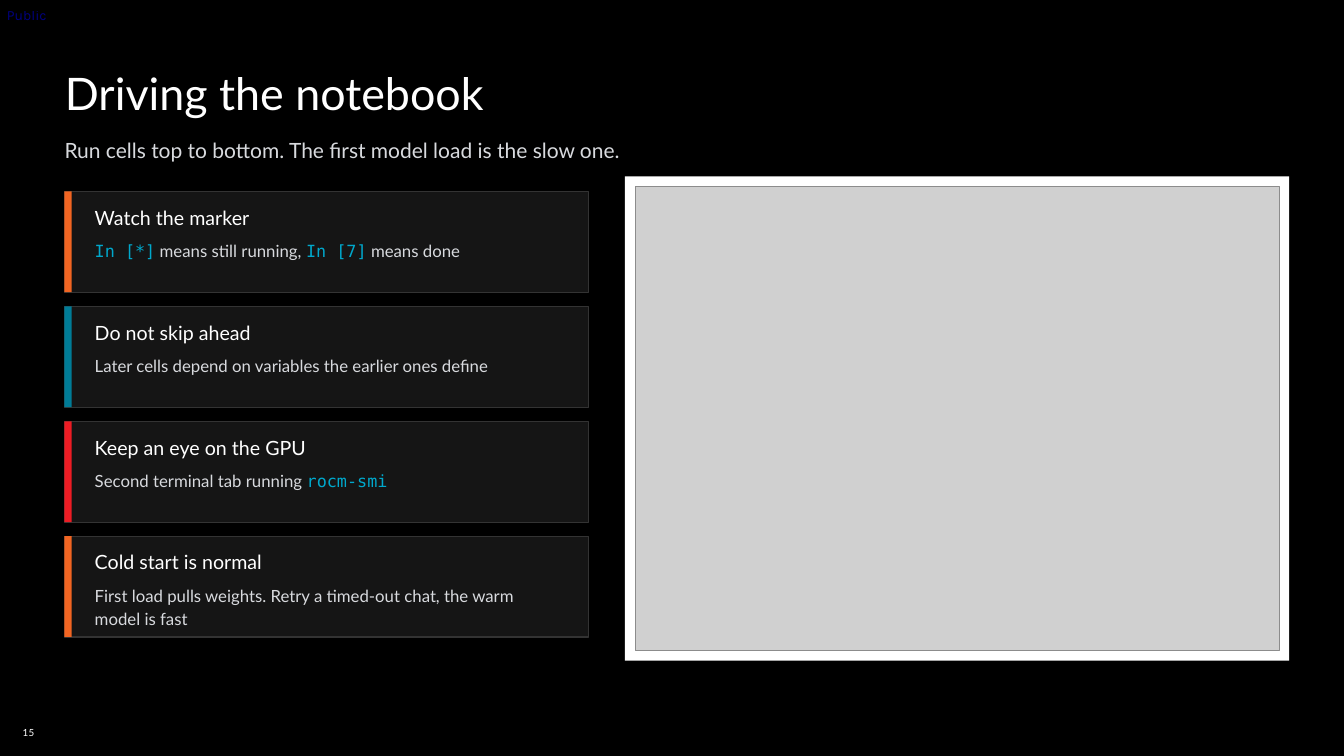
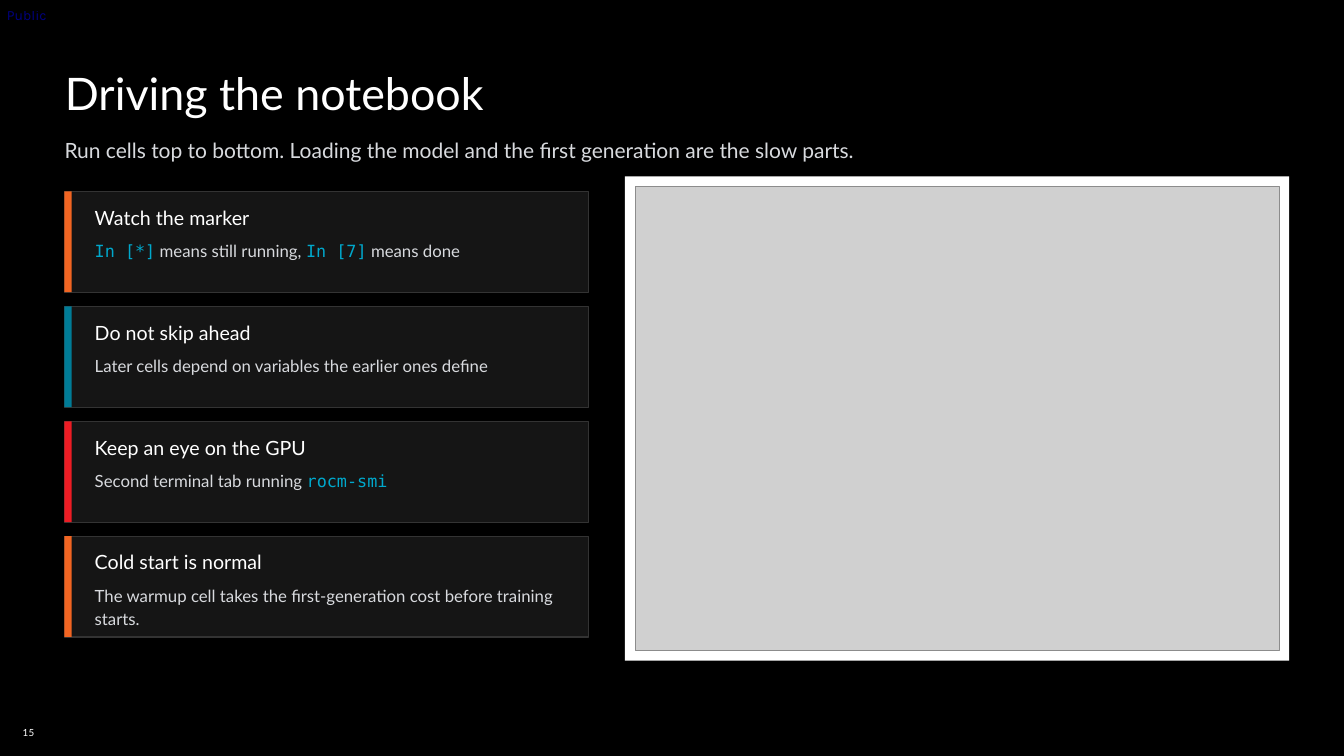
Before and after one commit to TwelveNights/Unsloth-RL-Workshop-on-Radeon, a slide deck: slide 15 of docs/AMD-Unsloth-GRPO-Fine-tuning1.pptx. Drawn at 1344x756 pixels with LibreOffice and Linux fonts; fonts in the diff are those of the drawing; grey boxes stand for pictures; background and template pictures are left out. Boxes give left, top, right and bottom in pixels: in the first picture for what was removed or moved away, otherwise in the second. Text is boxed around its words. In the diff, an @@ line names an element or a change of style, - is before the commit and + after.

```diff
--- a/docs/AMD-Unsloth-GRPO-Fine-tuning1.pptx
+++ b/docs/AMD-Unsloth-GRPO-Fine-tuning1.pptx
@@ text at (x1=65, y1=142, x2=853, y2=162): text changed @@
-Run cells top to bottom. The first model load is the slow one.
+Run cells top to bottom. Loading the model and the first generation are the slow parts.
@@ text at (x1=95, y1=589, x2=553, y2=625): text changed @@
-First load pulls weights. Retry a timed-out chat, the warm model is fast
+The warmup cell takes the first-generation cost before training starts.
```
Also in this commit, not shown: 12 other slides changed, 2 other files.
